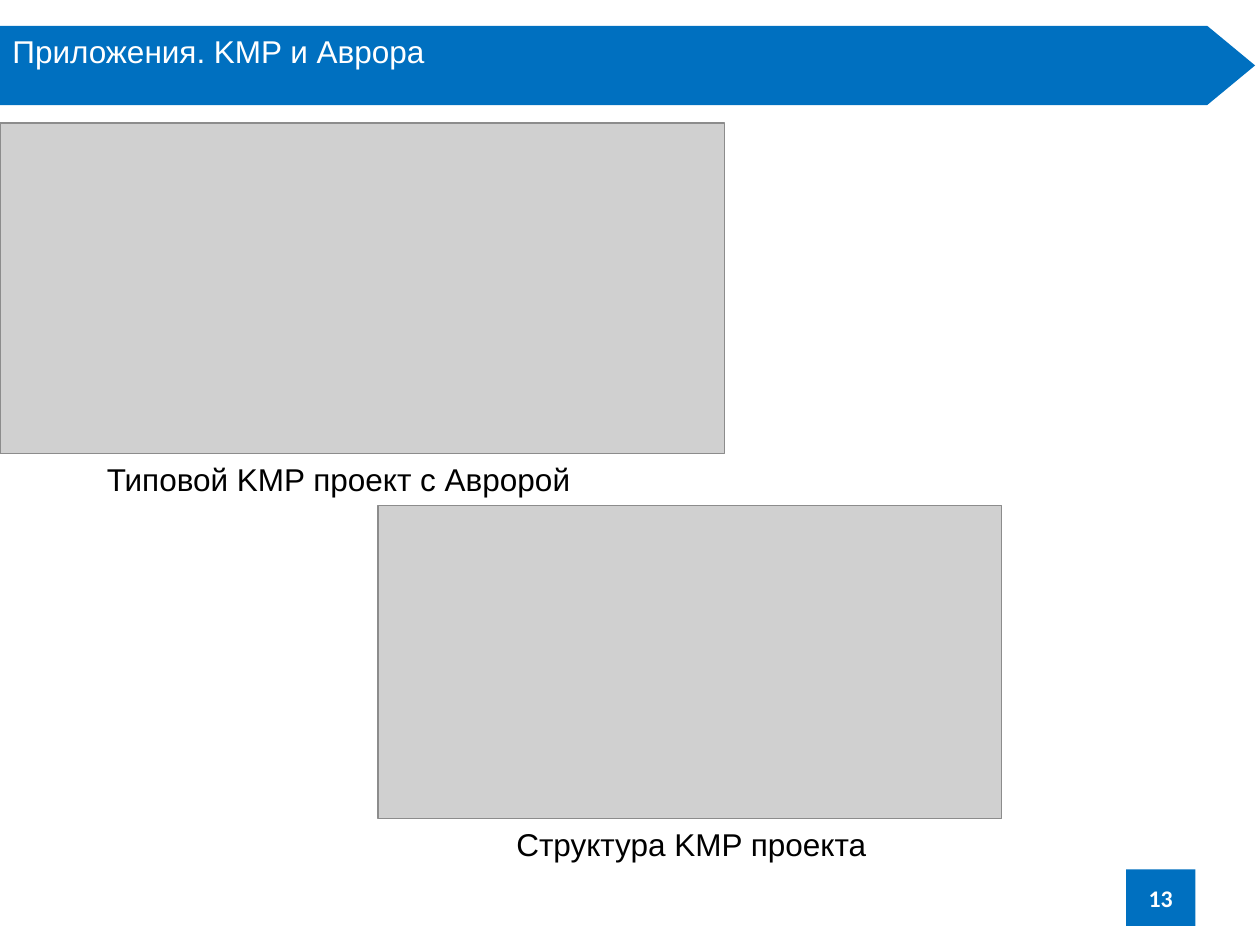
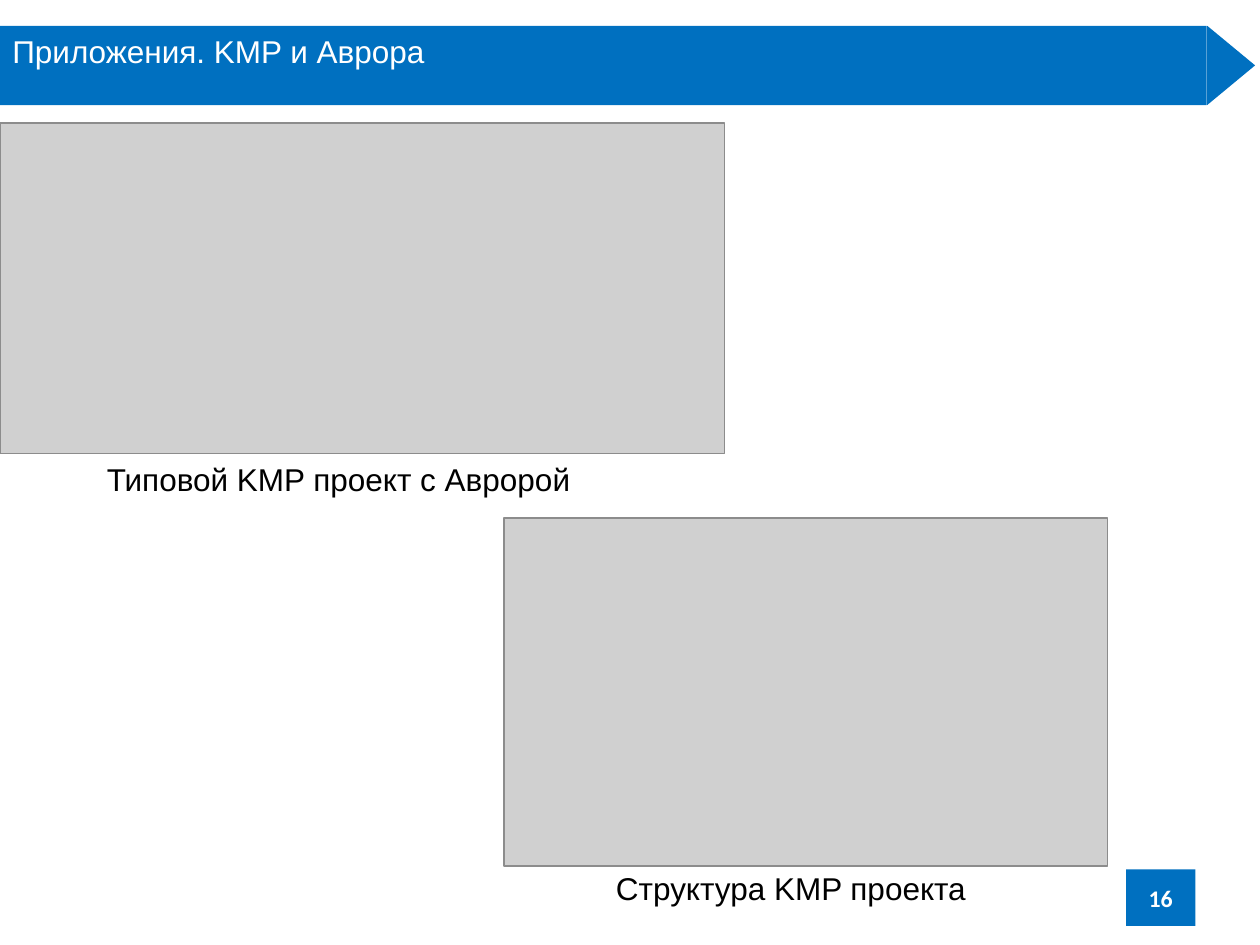
Before and after one commit to HayKor/referat-mobile-OS, a slide deck: slide 16 of Багинян_А_В_доклад.pptx (slide 13 before the commit). Drawn at 1260x945 pixels with LibreOffice and Linux fonts; fonts in the diff are those of the drawing; grey boxes stand for pictures. Boxes give left, top, right and bottom in pixels: in the first picture for what was removed or moved away, otherwise in the second. Text is boxed around its words. In the diff, an @@ line names an element or a change of style, - is before the commit and + after.

```diff
--- a/Багинян_А_В_доклад.pptx
+++ b/Багинян_А_В_доклад.pptx
@@ picture: place and size @@
-picture at (378, 505, 1002, 819)
+picture at (504, 518, 1108, 866)
@@ text "Структура KMP проекта": place and size @@
-text "Структура KMP проекта" at (516, 834, 866, 862)
+text "Структура KMP проекта" at (616, 878, 965, 906)
@@ page number at (1149, 890, 1173, 907): text changed @@
-13
+16
```
Also in this commit, not shown: 4 other slides changed, 3 slides added, 5 other files.
